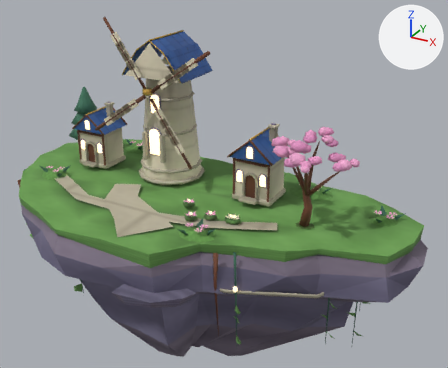
The glTF model public/assets/models/environment/sky-windmill-final-v1-low.glb, before and after one commit.
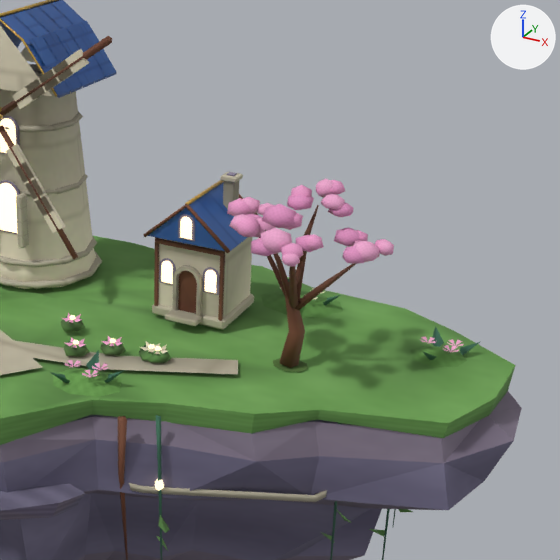
Each version appears first whole from a 50 mm camera at (11.89, -18.12, 9.67) aimed at (1.73, 0.35, 0.43), and next in a close-up on the part from 34% to 100% of the width and 9% to 89% of the height. Lighting does not change. The marker at upper right points along +X, +Y and +Z. The last two pictures show the newer version. Vertices at exactly the same position are counted once.

Objects in the first close-up: 'sky-windmill-final-v1'.
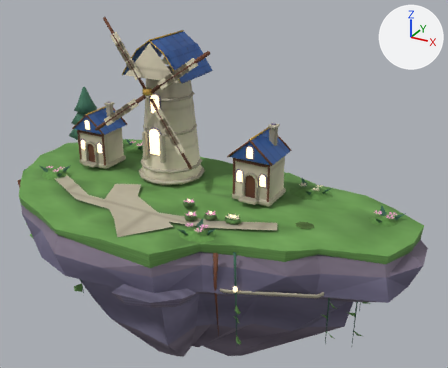
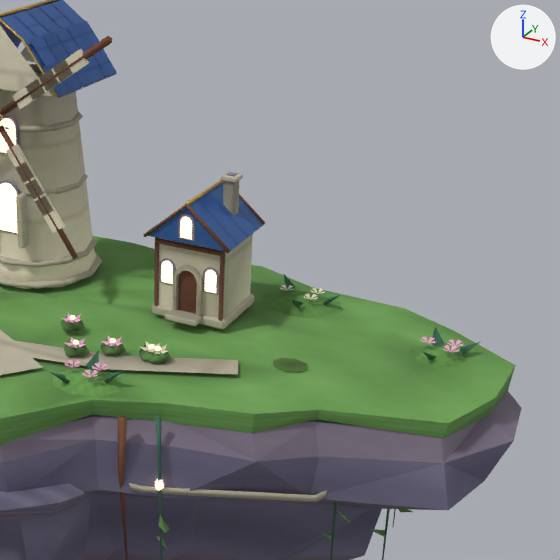
Where the change shows, as pixel boxes [x1, y1, x2, y2] in the close-ups (560 x 560 px):
part 1 of me_hamlet_fractured_cliff_051, deleted
    before: [227, 179, 394, 368]

Patch to the scene script:
```diff
--- a/public/assets/models/environment/sky-windmill-final-v1-low.glb.py
+++ b/public/assets/models/environment/sky-windmill-final-v1-low.glb.py
@@ me_hamlet_fractured_cliff_051 @@
 # used by ob_sky_windmill_final_v1; location = (0.0, 0.0, 0.0)
-me_hamlet_fractured_cliff_051.from_pydata(...)  # 3775 vertices, 5677 faces; spans x -7.8..9.2, y -5.3..4.0, z -6.9..6.2
+me_hamlet_fractured_cliff_051.from_pydata(...)  # 3335 vertices, 4941 faces; spans x -7.8..9.2, y -5.3..4.0, z -6.9..6.2
+# me_hamlet_fractured_cliff_051 part 1: 36 loose pieces with 440 vertices, spanning x 3.8..7.0, y -2.1..0.4, z 0.0..3.4, are deleted
 me_hamlet_fractured_cliff_051.materials.append(mat_deep_evergreen_foliage)
```
